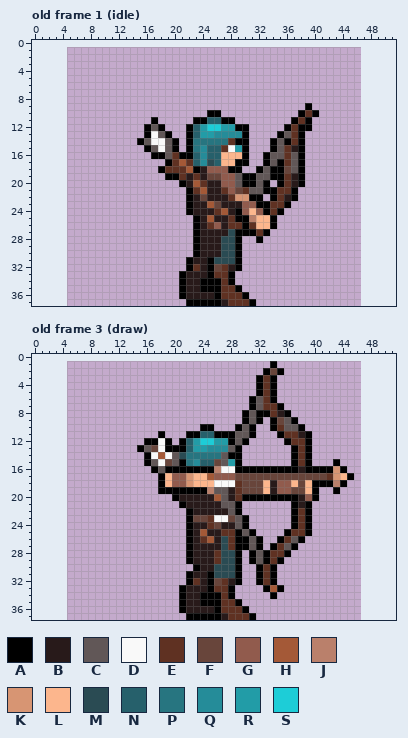
File history of a pixel-art file, src/stage/cast/archer.aseprite. Above, as it was before the edit.
42x37 pixels, 4 frames. Shown: old frame 1 (idle), old frame 3 (draw). The old version is drawn lined up with the new one, on the new canvas. The commit also changed other frames, which this record leaves out.
Palette (. is transparent): A #000000  B #281a1a  C #615757  D #f9f9f9  E #5f3122  F #68453b  G #915b4d  H #a45937  J #ba806b  K #d79573  L #fcb68d  M #2a4b53  N #26606b  P #277580  Q #258c99  R #229ca7  S #1dcdd7
Pixels before, old frame 1 (idle), first column x 15:
 9 ........................A.
10 ..........AA...........AEA
11 ..A.....AANNAA........AEA.
12 .ACA...ANRSSRRAA.....AEAA.
13 .ADCA..ANRRQQQQA....ACEA..
14 ACDDCA.APPPPPEAA...ACAEA..
15 .ACDCA.APQNNEDRA...ACEBA..
16 ..AACEAANQNNLLLA..ACCECA..
17 ....AEHENQMNLLAA..ACAECA..
18 ...AEEEHABGGGAA..ACAAFCA..
19 ....AAEBEBFFGGCAACCAAEBA..
20 ......ABHEBBGGCAACA.AEBA..
21 .......AEHBBEGFECCAAEEA...
22 .......ABFBBBEKKAA.AEBA...
23 .......ABBHFBBBGGAAEEA....
24 .......ABBBEHBAGLGAEA.....
25 ........ABHBBEAAJLLA......
26 ........ABEGBEEAELLA......
27 ........ABBBBMAAAEA.......
28 ........ABBBMMA..A........
29 ........ABBBMMA...........
30 ........ABBBMMA...........
31 .......ABBAMMMA...........
32 .......AEBAFEBA...........
33 ......ABBBAEEA............
34 ......ABBAAAEA............
35 ......ABBAAAEEA...........
36 ......ABBBBAEEEA..........
37 .......AAAAABEEEA.........
Pixels before, old frame 3 (draw), first column x 15:
 1 ...................A...........
 2 ..................AFA..........
 3 .................AEA...........
 4 .................AEA...........
 5 .................AEA...........
 6 ................ACEA...........
 7 ................ACEEA..........
 8 ...............ACAAEBA.........
 9 ...............ACA.AFCA........
10 .........AA...ACA..AECCA.......
11 ...A...AANNAAACCA...AEEBA......
12 .AADA.ANRSSRRACA.....AEEA......
13 ACFDAAANRRQQQCA.......AEA......
14 .ADHDCMPPPPPCAA.......AEA......
15 .ACDFCAPQNNFCRA.......AEA...A..
16 ..ACAAAAAAAJDDAAAAAAAAABAAAAKA.
17 ...ALGGKLLHGGGFFFFFFFFFFFFFEKLA
18 ...ALGGKLLLDDDEFFFLBGGLFLAAAJA.
19 ...AAAAAAAJCCBEFFFLBGGFFLA..A..
20 .....ABBBBBHCBEAAAAAAAABGA.....
21 ......ABBBBBCCA.......ABA......
22 .......ABBBBBCA.......AEA......
23 .......AFFEDDFCA......AEA......
24 .......ABBEFBBCA......AEA......
25 .......ABHBBEEACA....AEEA......
26 .......ABEHBMEAACA..AECA.......
27 .......ABBBBMEAACA.AECA........
28 .......ABBBEMMA.ACAEEA.........
29 .......ABBBEMMA.ACAEA..........
30 ........ABBMMMA..AEA...........
31 .......ABBAMMMA..AEA...........
32 .......AEBAFEBA..AEA...........
33 ......ABBBAEEA....AHA..........
34 ......ABBAAAEA.....A...........
35 ......ABBAAAEEA................
36 ......ABBBBAEEEA...............
37 .......AAAAABEEEA..............
New version:
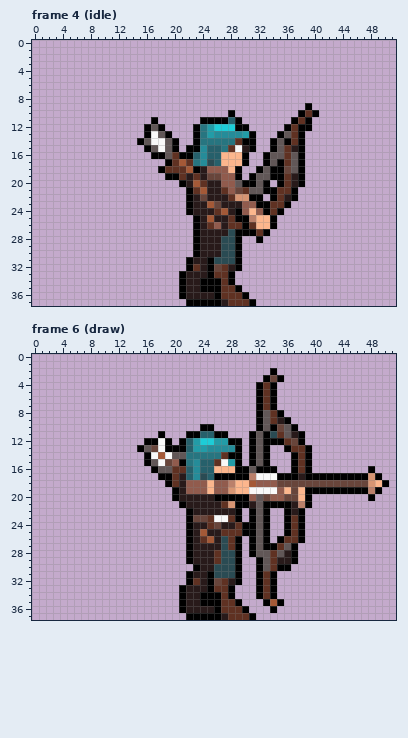
A new or re-ordered frame is compared with the old frame closest to it.
Difference:
canvas 42x37 -> 52x38, the old top-left corner now at 5,1
frames 4 -> 8
frames re-ordered
Changed rows in their new state; - is an unchanged pixel.
Frame 4 (idle) against old frame 1 (idle):
first column x 22:
10 ---..-A---
11 -.-AA-NA--
12 .APR-SS---
13 .AP-----RA
14 .A----PE-A
15 -A---PEDBA
17 -P-----L--
18 ------L---
19 -------A.-
Frame 6 (draw) is new; against old frame 3 (draw):
first column x 18:
 1 ----------------.----------------
 2 ---------------.A.---------------
 3 --------------.AFA---------------
 6 -------------.A------------------
 7 -------------.A-A.---------------
 8 ------------..-C-A.--------------
 9 ------------..-CEBA.-------------
10 -----------...AC-F-A.------------
11 ----------...-CAMECBA.-----------
12 -----------A.ACAAAEFA.-----------
13 ----------Q--ACA--AE-------------
14 ---C-----E---ACA-----------------
15 --G-----ED---ACA---------.-------
16 -CEENQNNLLL--C---..-E-.....---A--
17 -AEBNQMNAAAAAJDDDAAABAAAAAA-AAKA-
18 .AEBGGG-GGJLLHGGGFFF-FFFFFFFFFKLA
19 ..-BGGGLGGKLLDDDD-L-LA-AA-AAAAJA-
20 --------AAAA-GCFGGFFLA.-------A--
21 ---------EK-ABCAAAABJ------------
22 ----------B--ACA--ABA.-----------
23 ----------EA.ACA--AEA.-----------
24 -----------E-ACA--AEA.-----------
25 -----------EA-CA----A.-----------
26 ------------.ACA---E-------------
27 ------------.ACA-----------------
28 ---------------C-CBA-------------
29 -------------.AC-BBA-------------
30 ---------------CEAA--------------
33 --------------AEA.---------------
34 --------------AE-----------------
35 ---------------AHA---------------
36 ----------------A----------------
Where, in picture pixels (left, top, right, bottom), the same in both pictures:
changed: (186, 110, 256, 180)
changed: (158, 361, 389, 613)
